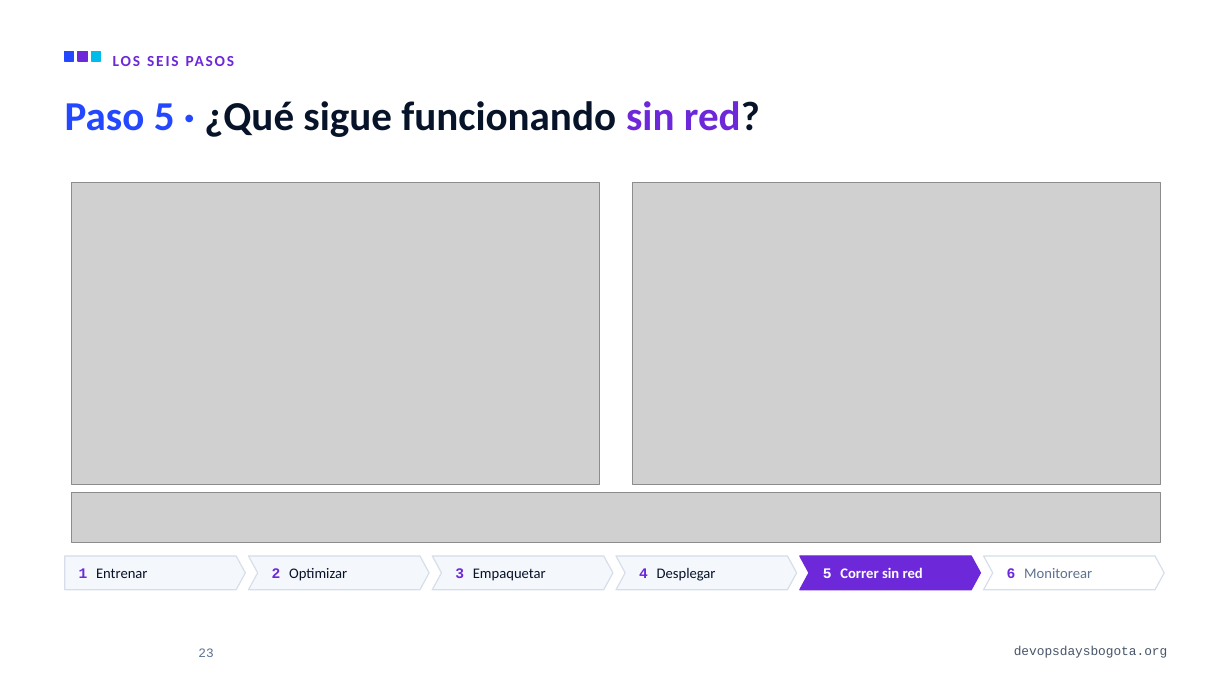
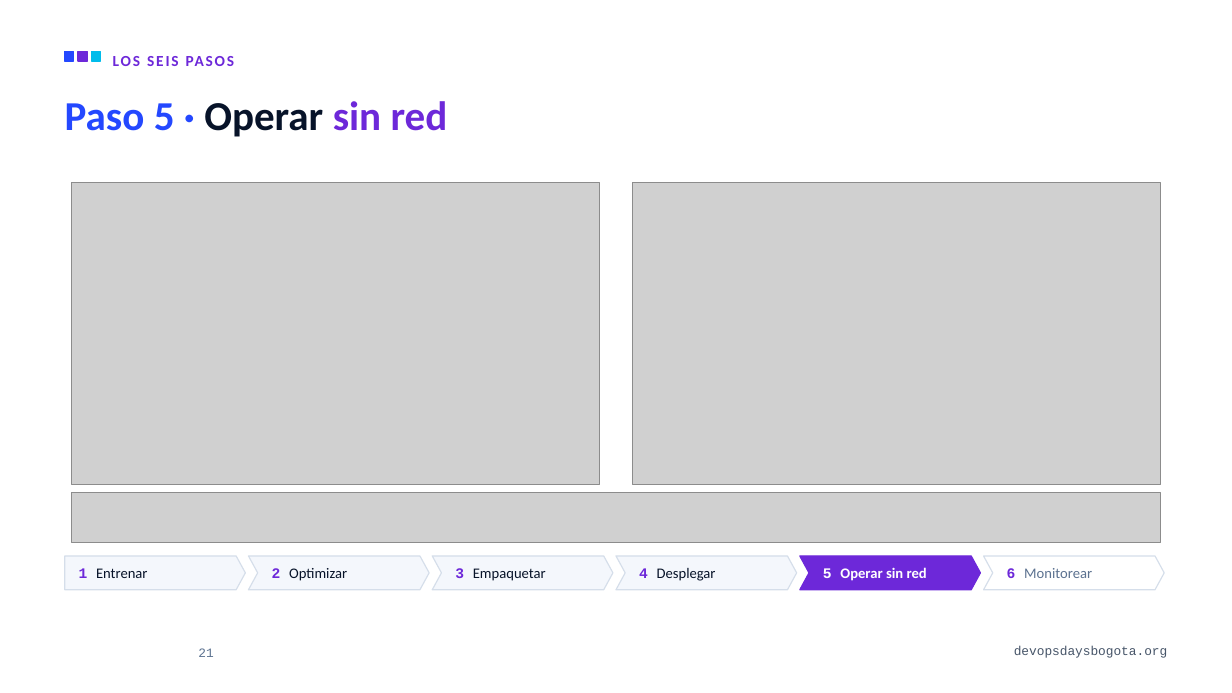
Before and after one commit to alejandro945/mlops-a-ciegas, a slide deck: slide 21 of talk/MLOps-a-ciegas-DevOpsDays-Bogota-2026.pptx (slide 23 before the commit). Drawn at 1232x693 pixels with LibreOffice and Linux fonts; fonts in the diff are those of the drawing; grey boxes stand for pictures; background and template pictures are left out. Boxes give left, top, right and bottom in pixels: in the first picture for what was removed or moved away, otherwise in the second. Text is boxed around its words. In the diff, an @@ line names an element or a change of style, - is before the commit and + after.

```diff
--- a/talk/MLOps-a-ciegas-DevOpsDays-Bogota-2026.pptx
+++ b/talk/MLOps-a-ciegas-DevOpsDays-Bogota-2026.pptx
@@ title at bbox=[65, 101, 448, 137]: text changed; text colour #071329 to #2448FF @@
-Paso 5 · ¿Qué sigue funcionando sin red?
+Paso 5 · Operar sin red
@@ text in freeform shape at bbox=[823, 567, 927, 581]: text changed @@
-5 Correr sin red
+5 Operar sin red
@@ page number at bbox=[198, 648, 213, 657]: text changed @@
-23
+21
```
Also in this commit, not shown: 28 other slides changed, 1 slide added, 3 slides removed, 29 other files.
